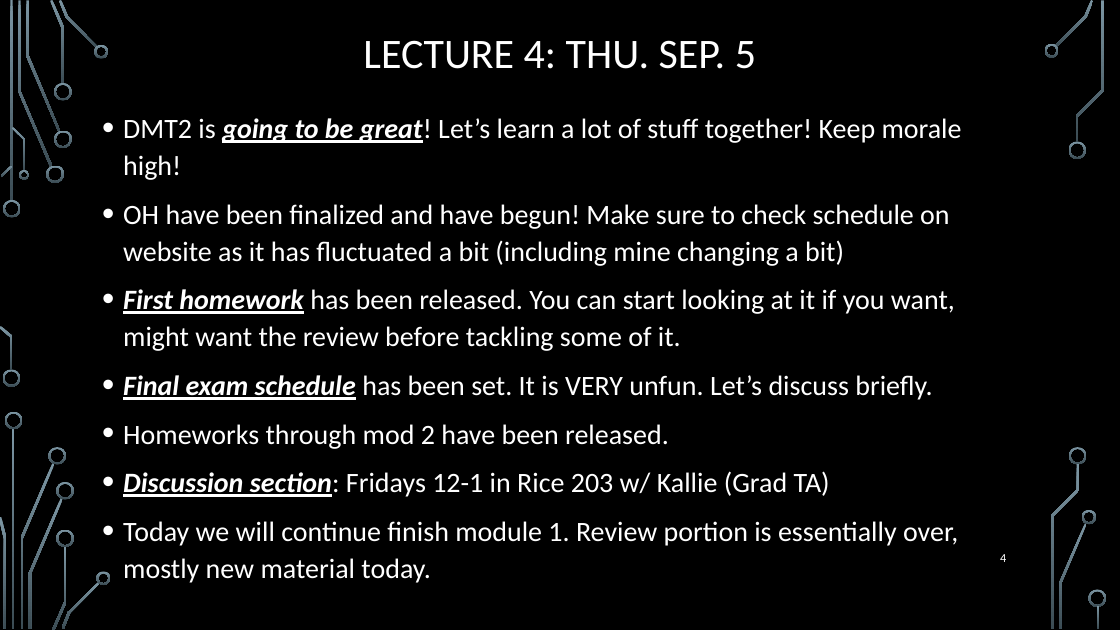
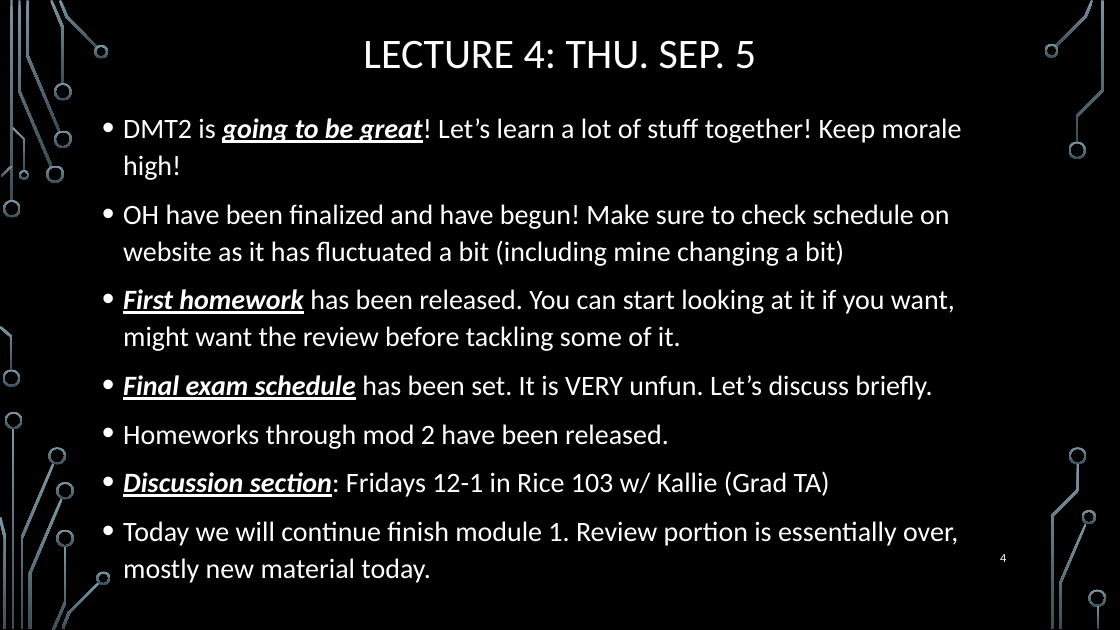
Before and after one commit to markfloryan/dmt2, a slide deck: slide 4 of slides/00-DailyAnnouncements.pptx. Drawn at 1120x630 pixels with LibreOffice and Linux fonts; fonts in the diff are those of the drawing; background and template pictures are left out. Boxes give left, top, right and bottom in pixels: in the first picture for what was removed or moved away, otherwise in the second. Text is boxed around its words. In the diff, an @@ line names an element or a change of style, - is before the commit and + after.

```diff
--- a/slides/00-DailyAnnouncements.pptx
+++ b/slides/00-DailyAnnouncements.pptx
@@ text at (123, 471, 830, 497): text changed @@
-• Discussion section: Fridays 12-1 in Rice 203 w/ Kallie (Grad TA)
+• Discussion section: Fridays 12-1 in Rice 103 w/ Kallie (Grad TA)
```
Also in this commit, not shown: 1 other file.
